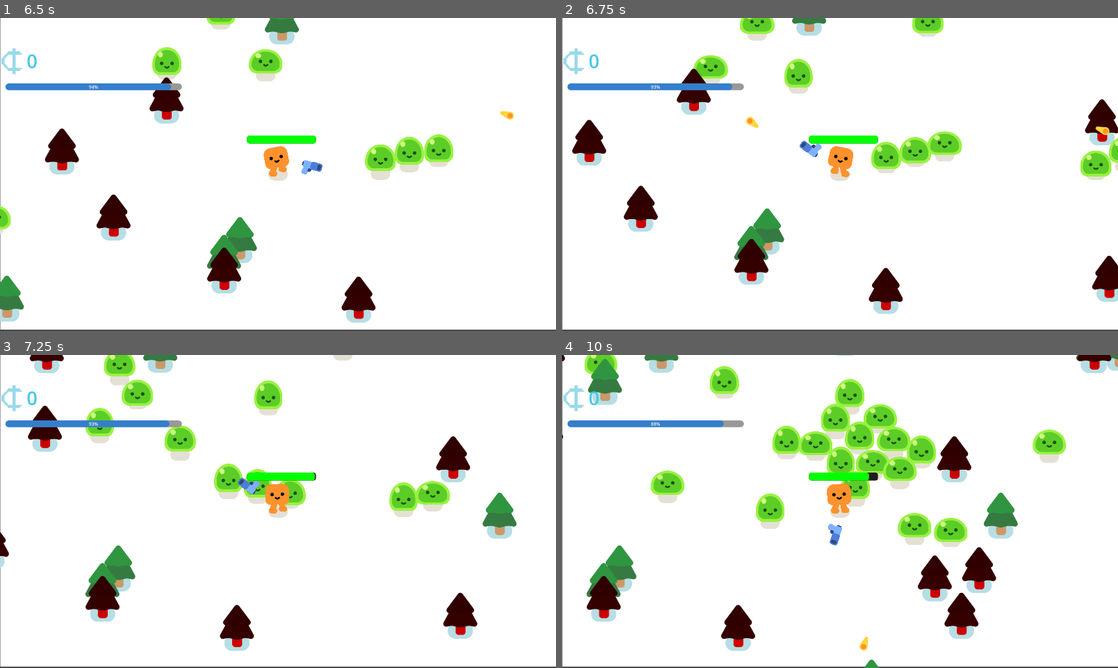
Above: before the commit, frames 1-4 (two rows, left to right).
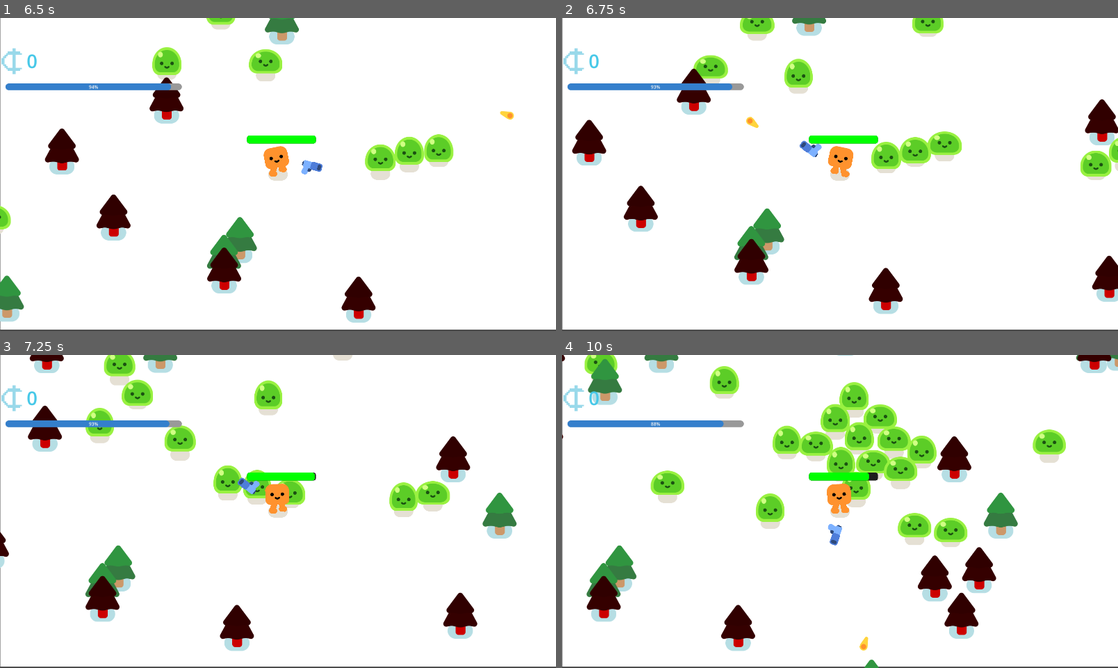
Above: after the commit, the same moments.

Repository: Noah77A/Airlock
Game: Godot game, scene res://survivors_game.tscn
Two runs of this game, one before a commit and one after it. Both use one fixed random seed, a clock stepped at 60 frames per second and the inputs below.
Inputs (mouse positions are in pixels of both pictures, inside the frame that each line leads up to):
- Up to frame 1 (6.5 s): tap Enter at 0.5 s; move the mouse to (400, 158) at 0.52 s; press the mouse at (400, 158) at 0.53 s; hold D (move_right) 0.53-1.28 s; move the mouse to (166, 190) at 1.27 s; release the mouse at (166, 190) at 1.28 s; hold S (move_down) 1.28-2.03 s; click (166, 190) at 1.35 s; move the mouse to (333, 105) at 2.02 s; press the mouse at (333, 105) at 2.03 s; hold D (move_right) 2.03-2.75 s; release the mouse at (333, 105) at 2.75 s; click "Start" at 2.75 s; move the mouse to (250, 237) at 3.52 s; hold W (move_up) 3.53-4.28 s; click (250, 237) at 3.6 s; move the mouse to (444, 221) at 4.27 s; press the mouse at (444, 221) at 4.28 s; hold A (move_left) 4.28-5.78 s; move the mouse to (111, 127) at 5.02 s; release the mouse at (111, 127) at 5.03 s; click (111, 127) at 5.1 s; move the mouse to (305, 174) at 5.77 s; press the mouse at (305, 174) at 5.78 s; hold S (move_down) from 5.78 s (still down)
- Up to frame 2 (6.75 s): move the mouse to (756, 96) at 6.52 s; release S (move_down) at 6.53 s; release the mouse at (756, 96) at 6.53 s; hold D (move_right) from 6.53 s (still down); click (756, 96) at 6.6 s
- Up to frame 3 (7.25 s): keep holding D (move_right)
- Up to frame 4 (10 s): move the mouse to (962, 495) at 7.27 s; release D (move_right) at 7.28 s; press the mouse at (962, 495) at 7.28 s; hold W (move_up) 7.28-8.03 s; move the mouse to (728, 527) at 8.02 s; release the mouse at (728, 527) at 8.03 s; hold D (move_right) 8.03-8.78 s; click (728, 527) at 8.1 s; move the mouse to (895, 442) at 8.77 s; press the mouse at (895, 442) at 8.78 s; hold S (move_down) 8.78-9.53 s; move the mouse to (812, 574) at 9.52 s; release the mouse at (812, 574) at 9.53 s; hold A (move_left) from 9.53 s (still down); click (812, 574) at 9.6 s

Frame 1 is identical in both runs. In frame 2, less than 0.1% of the frame differs, in the area x 95-99%, y 34-38%; in frame 3, 0.3%; in frame 4, 0.9%, in the area x 37-68%, y 7-49%.

Commit message:
version notes

Diff:
--- a/Airlock/bullet.gd
+++ b/Airlock/bullet.gd
@@ -16,8 +16,9 @@
 
 
 func _on_body_entered(body):
+	pierce -= 1
 	if body.has_method("take_damage"):
 		body.take_damage()
-		pierce -= 1
+
 	if(pierce <= 0):
 		queue_free()
--- a/Airlock/ui/version.tscn
+++ b/Airlock/ui/version.tscn
@@ -1,7 +1,6 @@
 [gd_scene format=3 uid="uid://dfr82kqkjqur5"]
 
 [ext_resource type="Script" uid="uid://d2nc185554igs" path="res://ui/version.gd" id="1_37kes"]
-
 
 [sub_resource type="StyleBoxFlat" id="StyleBoxFlat_37kes"]
 bg_color = Color(1, 1, 1, 1)
@@ -37,7 +36,19 @@
 grow_vertical = 2
 theme_override_font_sizes/normal_font_size = 40
 text = "Version 0.1: 9/2/26
-Description:"
+Description:
+add menu
+add wpi animation
+
+Version 0.2: 9/9/26
+Description:
+point and shoot gameplay
+credits and upgrades
+oxygen meter added
+room development
+obstical development
+menu buttons
+bug fixes"
 horizontal_alignment = 1
 
 [node name="Menu" type="Button" parent="Background" unique_id=73407062]
